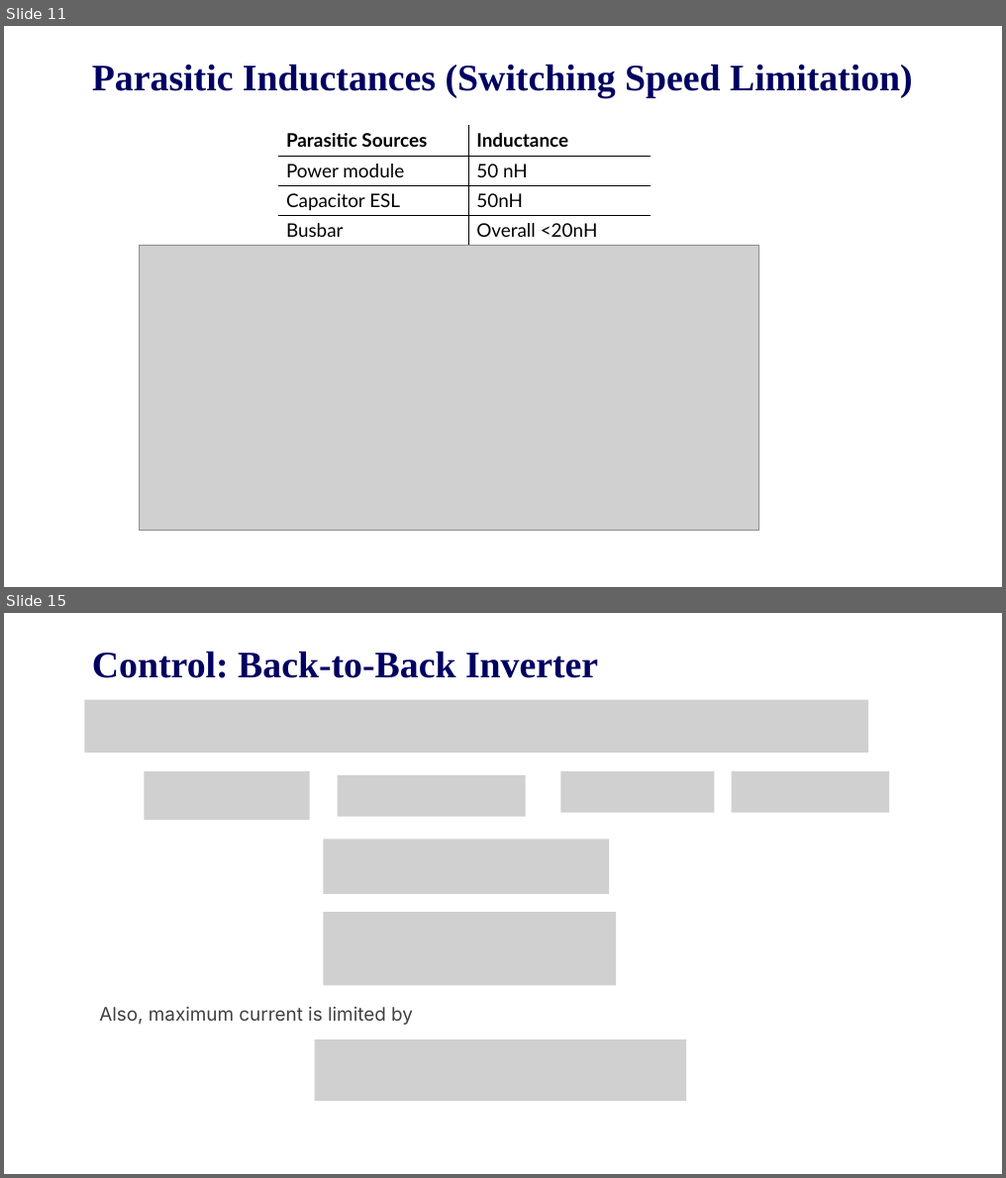
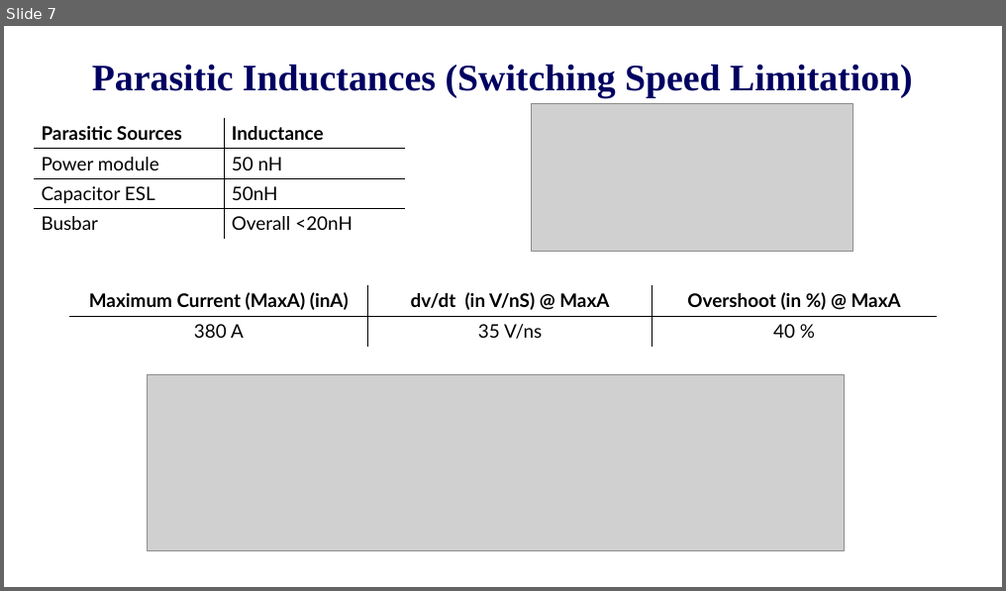
Before and after one commit to EnesAyaz/KTH, a slide deck: PresentationOfMeetings/Hemizero-2025-03-25/2025.03.25.Enes.pptx. Shown one above the other, each under a label of ours: slides 11 and 15 before the commit, slide 7 after it; the slides between them are not shown. The pictures are 1006x1178 and 1006x591 pixels, drawn with LibreOffice and Linux fonts; fonts in the diff are those of the drawing; grey boxes stand for pictures; background and template pictures are left out. Boxes give left, top, right and bottom in pixels: in the first picture for what was removed or moved away, otherwise in the second. Text is boxed around its words. In the diff, an @@ line names an element or a change of style, - is before the commit and + after.

```diff
--- a/PresentationOfMeetings/Hemizero-2025-03-25/2025.03.25.Enes.pptx
+++ b/PresentationOfMeetings/Hemizero-2025-03-25/2025.03.25.Enes.pptx
@@ slide 15 removed at bbox=[4, 613, 1002, 1174], background #FFFFFF @@
@@ title removed at bbox=[92, 651, 598, 678] @@
-Control: Back-to-Back Inverter
@@ picture removed at bbox=[85, 700, 868, 753] @@
@@ picture removed at bbox=[144, 771, 310, 820] @@
@@ picture removed at bbox=[338, 775, 526, 817] @@
@@ picture removed at bbox=[561, 771, 715, 813] @@
@@ picture removed at bbox=[732, 771, 890, 813] @@
@@ picture removed at bbox=[323, 839, 609, 894] @@
@@ picture removed at bbox=[323, 912, 616, 986] @@
@@ text removed at bbox=[99, 1007, 413, 1025] @@
-Also, maximum current is limited by
@@ picture removed at bbox=[315, 1040, 687, 1101] @@
@@ what was slide 11 is now slide 7 @@
@@ slide 7 changed as well @@
@@ picture: place and size @@
-picture at bbox=[139, 246, 759, 531]
+picture at bbox=[531, 103, 853, 252]
@@ table: place and size @@
-table at bbox=[279, 125, 650, 246]
+table at bbox=[34, 118, 405, 239]
@@ table added at bbox=[69, 285, 937, 347], 2 rows, 3 columns @@
+Maximum Current (MaxA) (inA) | dv/dt (in V/nS) @ MaxA | Overshoot (in %) @ MaxA
+380 A | 35 V/ns | 40 %
@@ picture added at bbox=[147, 374, 844, 551] @@
```
Also in this commit, not shown: 8 other slides changed, 12 other slides removed, 7 other files.
